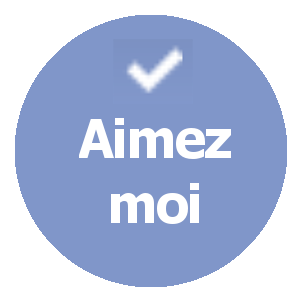
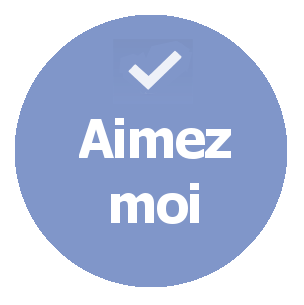
Comparing the layer stacks of the two w=304, h=305 images. Changes:
"Pasted Layer": opacity 100% → 87%, painted on it over (x1=120, y1=41, x2=192, y2=94)
